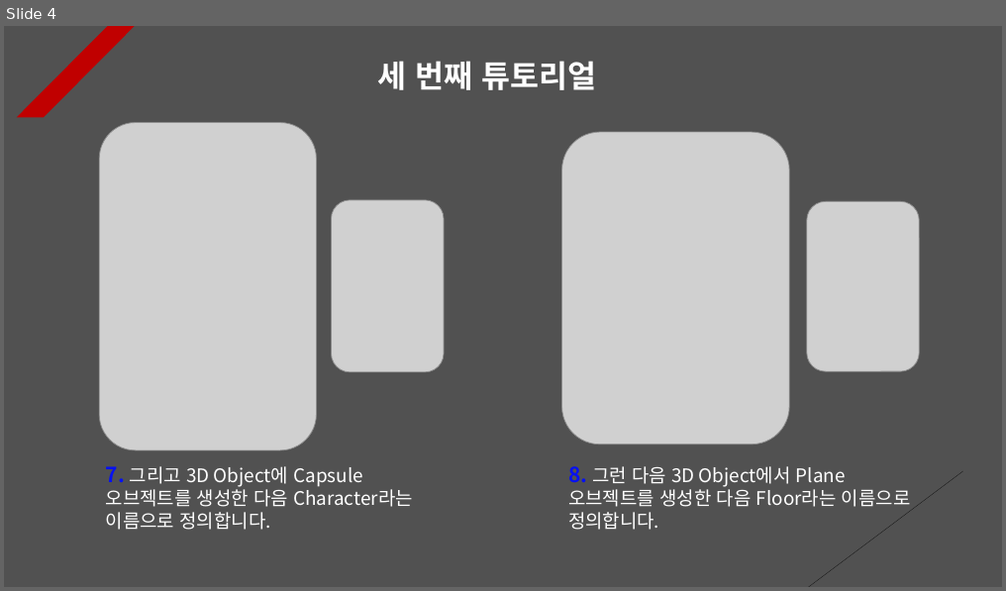
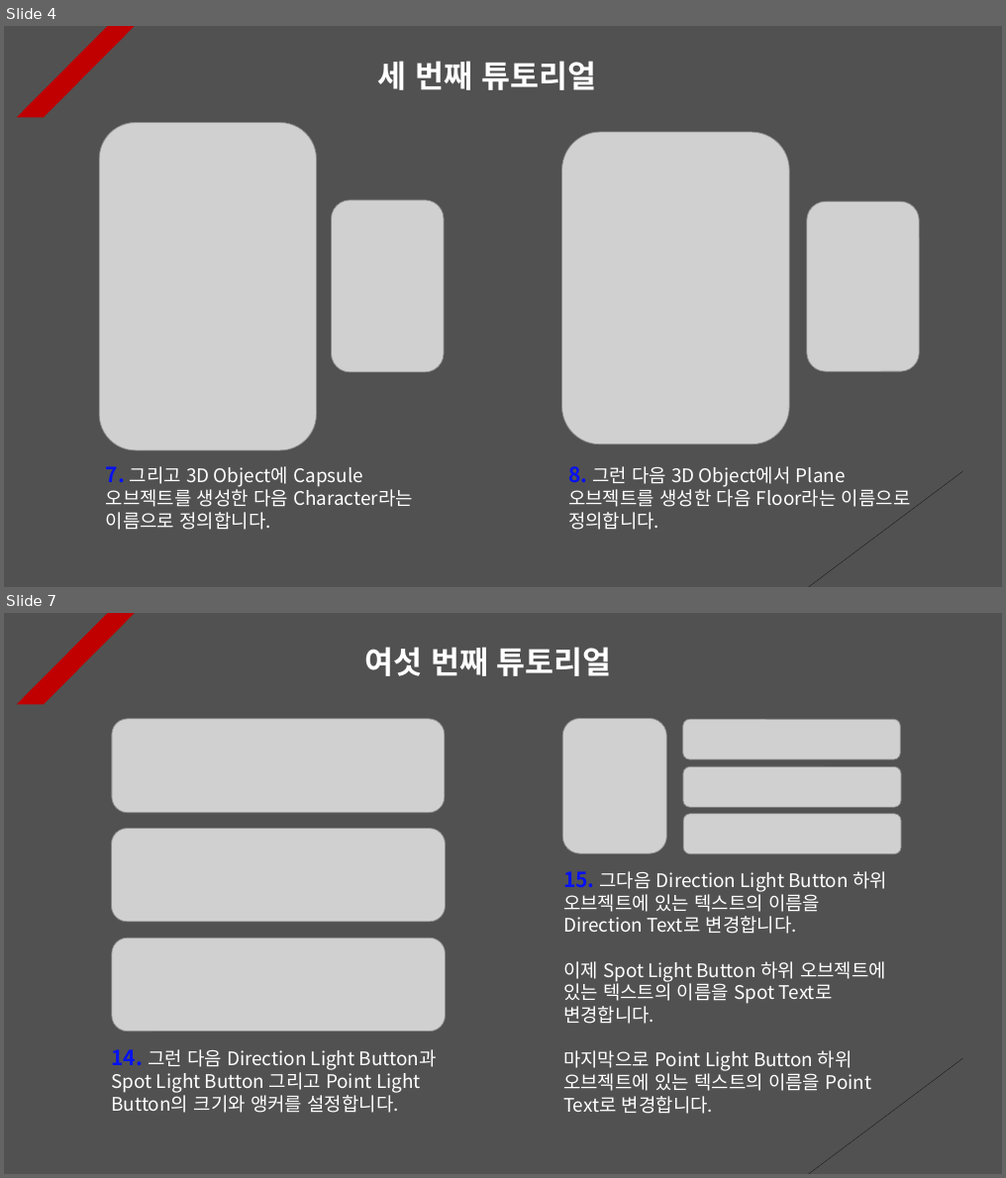
Before and after one commit to Unity2033/3D-UnityEngine, a slide deck: Assets/Class/Light/PPT Data/Light Example.pptx. Shown one above the other, each under a label of ours: slide 4 before the commit, slides 4 and 7 after it; the slides between them are not shown. The pictures are 1006x591 and 1006x1178 pixels, drawn with LibreOffice and Linux fonts; fonts in the diff are those of the drawing; grey boxes stand for pictures. Boxes give left, top, right and bottom in pixels: in the first picture for what was removed or moved away, otherwise in the second. Text is boxed around its words. In the diff, an @@ line names an element or a change of style, - is before the commit and + after.

Commit message:
Light tutorial renewal
- Updated light tutorial documentation

```diff
--- a/Assets/Class/Light/PPT Data/Light Example.pptx
+++ b/Assets/Class/Light/PPT Data/Light Example.pptx
@@ slide 7 added at <box>4,613,1002,1174</box>, background #515151; not listed: 2 template elements that a slide beside it also shows @@
@@ text added at <box>364,647,612,676</box>, 30 pt, text #FFFFFF, bold @@
+여섯 번째 튜토리얼
@@ picture added at <box>112,719,445,812</box> @@
@@ picture added at <box>562,719,666,854</box> @@
@@ picture added at <box>683,719,900,760</box> @@
@@ picture added at <box>683,767,901,808</box> @@
@@ picture added at <box>684,814,902,854</box> @@
@@ picture added at <box>112,829,446,922</box> @@
@@ text added at <box>563,871,887,1114</box>, 18 pt, text #FFFFFF @@
+15. 그다음 Direction Light Button 하위 오브젝트에 있는 텍스트의 이름을 Direction Text로 변경합니다.
+이제 Spot Light Button 하위 오브젝트에 있는 텍스트의 이름을 Spot Text로 변경합니다.
+마지막으로 Point Light Button 하위 오브젝트에 있는 텍스트의 이름을 Point Text로 변경합니다.
@@ picture added at <box>112,938,445,1032</box> @@
@@ text added at <box>112,1050,437,1113</box>, 18 pt, text #FFFFFF @@
+14. 그런 다음 Direction Light Button과 Spot Light Button 그리고 Point Light Button의 크기와 앵커를 설정합니다.
```
Also in this commit, not shown: 1 slide changed, 5 other slides added, 3 other files.
